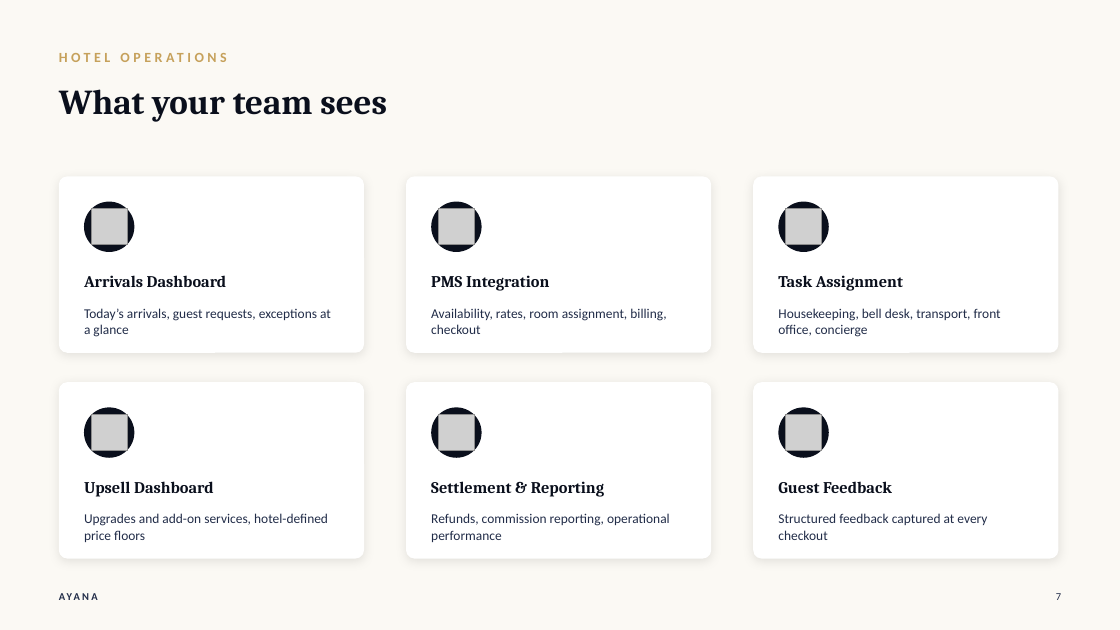
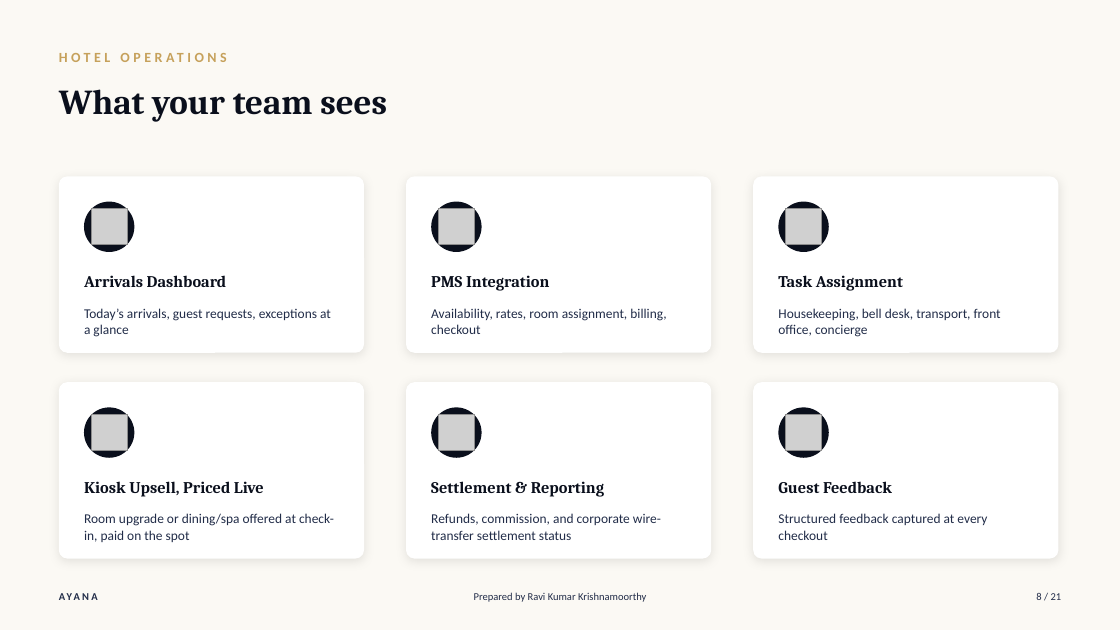
Before and after one commit to joeadithya-web/ayana-hospitality-prototype, a slide deck: slide 8 of collateral/decks/AYANA_Intro_Objection_Handling.pptx (slide 7 before the commit). Drawn at 1120x630 pixels with LibreOffice and Linux fonts; fonts in the diff are those of the drawing; grey boxes stand for pictures. Boxes give left, top, right and bottom in pixels: in the first picture for what was removed or moved away, otherwise in the second. Text is boxed around its words. In the diff, an @@ line names an element or a change of style, - is before the commit and + after.

Commit message:
Refresh both pitch decks to match the JORA COAST/SEP house format
Intro & Objection Handling: adds an agenda slide with time estimates,
new corporate/group booking and guest-managed-stay/concierge slides,
a 7th objection on wire-transfer settlement risk, and candid
fair-concession/honest-caveat callouts on every objection slide.

Commercial Overview: restructured into Current State -> Solution ->
Value Proposition -> commercial terms -> Org & Governance Alignment ->
compressed Objections -> The Ask, covering corporate contracted rates,
wire-transfer settlement, and group booking terms.

Both decks now carry a "Prepared by Ravi Kumar Krishnamoorthy" +
page-of-total footer, matching the reference decks.

```diff
--- a/collateral/decks/AYANA_Intro_Objection_Handling.pptx
+++ b/collateral/decks/AYANA_Intro_Objection_Handling.pptx
@@ text at (84,481,264,497): text changed @@
-Upsell Dashboard
+Kiosk Upsell, Priced Live
@@ text at (84,513,334,542): text changed @@
-Upgrades and add-on services, hotel-defined price floors
+Room upgrade or dining/spa offered at check-in, paid on the spot
@@ text at (431,513,661,540): text changed @@
-Refunds, commission reporting, operational performance
+Refunds, commission, and corporate wire-transfer settlement status
@@ text added at (474,592,646,602), 9 pt, text #212C48 @@
+Prepared by Ravi Kumar Krishnamoorthy
@@ text added at (1036,593,1062,600), 9 pt, text #212C48 @@
+8 / 21
@@ text removed at (1056,593,1061,600) @@
-7
```
Also in this commit, not shown: 15 other slides changed, 4 slides added, 1 other file.
